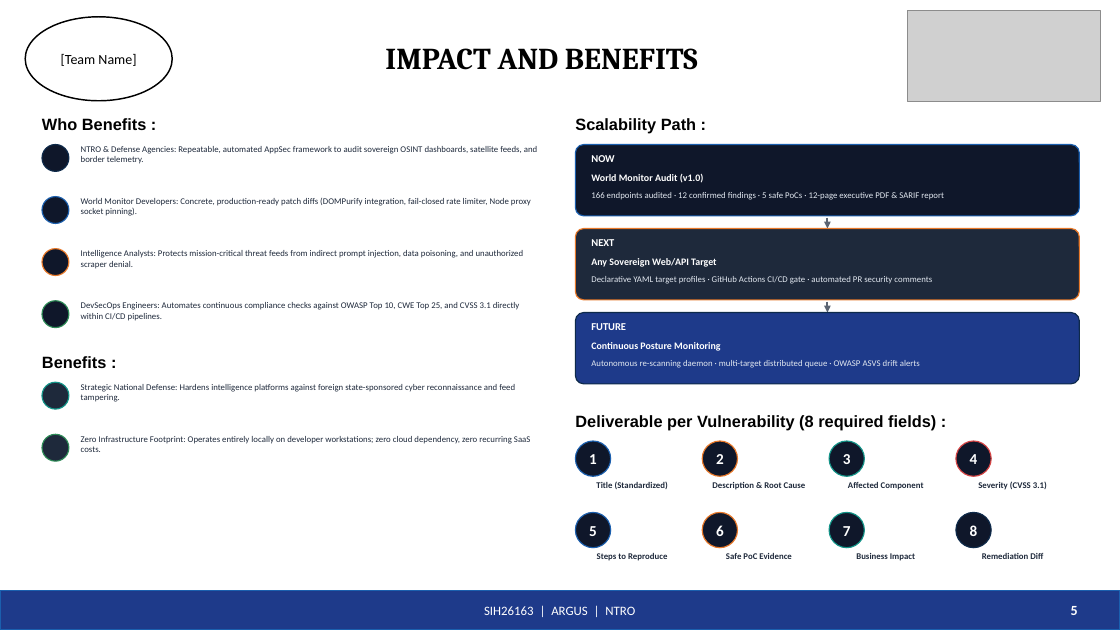
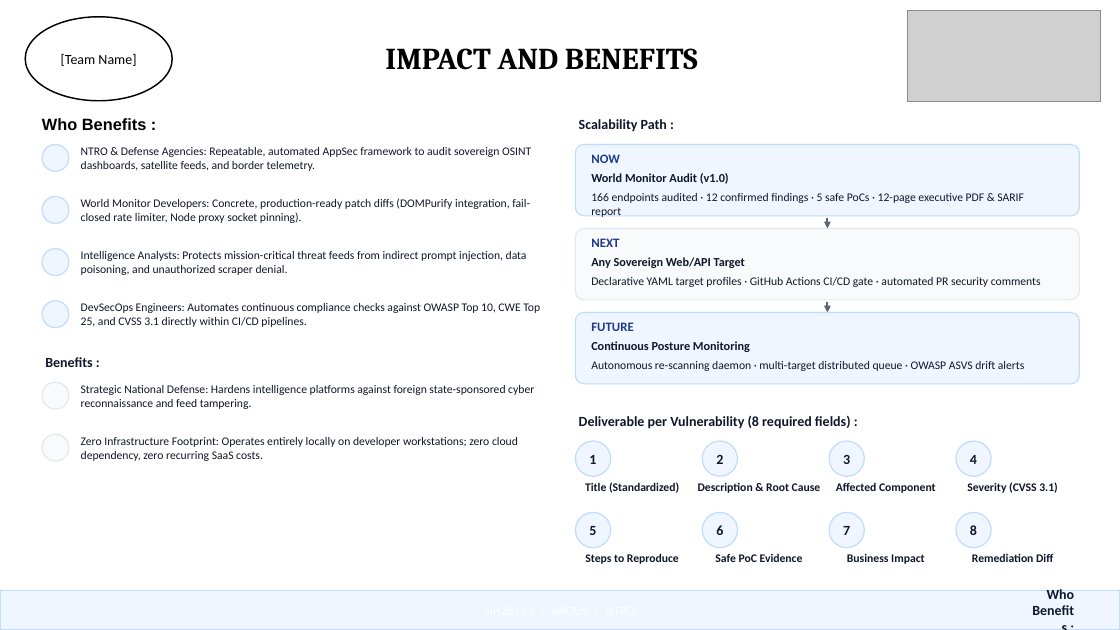
Before and after one commit to princeyadaviiit/argus-world-monitor, a slide deck: slide 5 of SIH26163_ARGUS_Idea_PPT_Color.pptx. Drawn at 1120x630 pixels with LibreOffice and Linux fonts; fonts in the diff are those of the drawing; grey boxes stand for pictures; background and template pictures are left out. Boxes give left, top, right and bottom in pixels: in the first picture for what was removed or moved away, otherwise in the second. Text is boxed around its words. In the diff, an @@ line names an element or a change of style, - is before the commit and + after.

Commit message:
style(ppt): increase font sizes to 10-12pt and apply elegant SIH light theme to all cards and boxes

```diff
--- a/SIH26163_ARGUS_Idea_PPT_Color.pptx
+++ b/SIH26163_ARGUS_Idea_PPT_Color.pptx
@@ ellipse at [42, 145, 69, 171]: fill #0F172A to #EFF6FF; outline #0E2A4A 1 pt to #BFDBFE 1 pt @@
@@ rounded rectangle at [576, 229, 1080, 300]: fill #1E293B to #F8FAFC; outline #E8792A 1 pt to #E2E8F0 1 pt @@
@@ ellipse at [42, 301, 69, 328]: fill #0F172A to #EFF6FF; outline #2E8B57 1 pt to #BFDBFE 1 pt @@
@@ rounded rectangle at [576, 313, 1080, 384]: fill #1E3A8A to #EFF6FF; outline #0E2A4A 1 pt to #BFDBFE 1 pt @@
@@ size 9 to 11 pt, text colour #FFFFFF to #1E3A8A in 3 elements at [591, 154, 620, 163], [591, 238, 619, 247], [591, 322, 634, 331] @@
@@ size 8.5 to 10.5 pt, text colour #FFFFFF to #0F172A in 3 elements at [591, 173, 729, 184], [591, 257, 745, 268], [591, 341, 750, 352] @@
@@ size 7.5 to 10 pt, text colour #E2E8F0 to #0F172A in 3 elements at [591, 193, 1024, 217], [591, 277, 1041, 287], [591, 361, 1025, 371] @@
@@ ellipse at [42, 382, 69, 409]: fill #1E293B to #F8FAFC; outline #139488 1 pt to #E2E8F0 1 pt @@
@@ size 14 to 12 pt, font Arial to Calibri, text colour #000000 to #0F172A in 3 elements at [45, 357, 92, 367], [579, 119, 667, 132], [579, 416, 851, 429] @@
@@ ellipse at [42, 434, 69, 461]: fill #1E293B to #F8FAFC; outline #2E8B57 1 pt to #E2E8F0 1 pt @@
@@ ellipse at [829, 441, 865, 476]: fill #0F172A to #EFF6FF; outline #139488 1 pt to #BFDBFE 1 pt @@
@@ ellipse at [956, 441, 991, 476]: fill #0F172A to #EFF6FF; outline #D64545 1 pt to #BFDBFE 1 pt @@
@@ fill #0F172A to #EFF6FF; outline #1B5FAE 1 pt to #BFDBFE 1 pt in 4 elements at [42, 197, 69, 223], [576, 145, 1080, 216], [576, 441, 611, 476], [576, 513, 611, 548] @@
@@ fill #0F172A to #EFF6FF; outline #E8792A 1 pt to #BFDBFE 1 pt in 3 elements at [42, 249, 69, 276], [702, 441, 738, 476], [702, 513, 738, 548] @@
@@ ellipse at [829, 513, 865, 548]: fill #0F172A to #EFF6FF; outline #139488 1 pt to #BFDBFE 1 pt @@
@@ size 13 to 12 pt, text colour #FFFFFF to #0F172A in 8 elements at [589, 455, 596, 464], [716, 455, 723, 464], [843, 455, 850, 464], [970, 455, 977, 464], [589, 526, 596, 535], [716, 525, 723, 535], [843, 526, 850, 535], [970, 525, 977, 535] @@
@@ ellipse at [956, 513, 991, 548]: fill #0F172A to #EFF6FF; outline #0E2A4A 1 pt to #BFDBFE 1 pt @@
@@ size 7.5 to 10 pt, text colour #1E293B to #0F172A in 14 elements at [81, 147, 531, 171], [81, 198, 530, 223], [81, 251, 527, 275], [81, 303, 540, 327], [81, 385, 534, 409], [81, 437, 518, 461], [585, 482, 679, 493], [698, 483, 821, 493], [836, 483, 936, 493], [967, 482, 1058, 493], [585, 553, 679, 564], [715, 554, 803, 562], [847, 554, 924, 564], [972, 554, 1053, 562] @@
@@ rectangle at [0, 591, 1120, 630]: fill #1E3A8A to #EFF6FF; outline #1B5FAE 1 pt to #BFDBFE 1 pt @@
@@ text at [1047, 589, 1075, 599]: text changed; text colour #FFFFFF to #0F172A @@
-5
+Who Benefits :
```
Also in this commit, not shown: 5 other slides changed, 2 other files.
